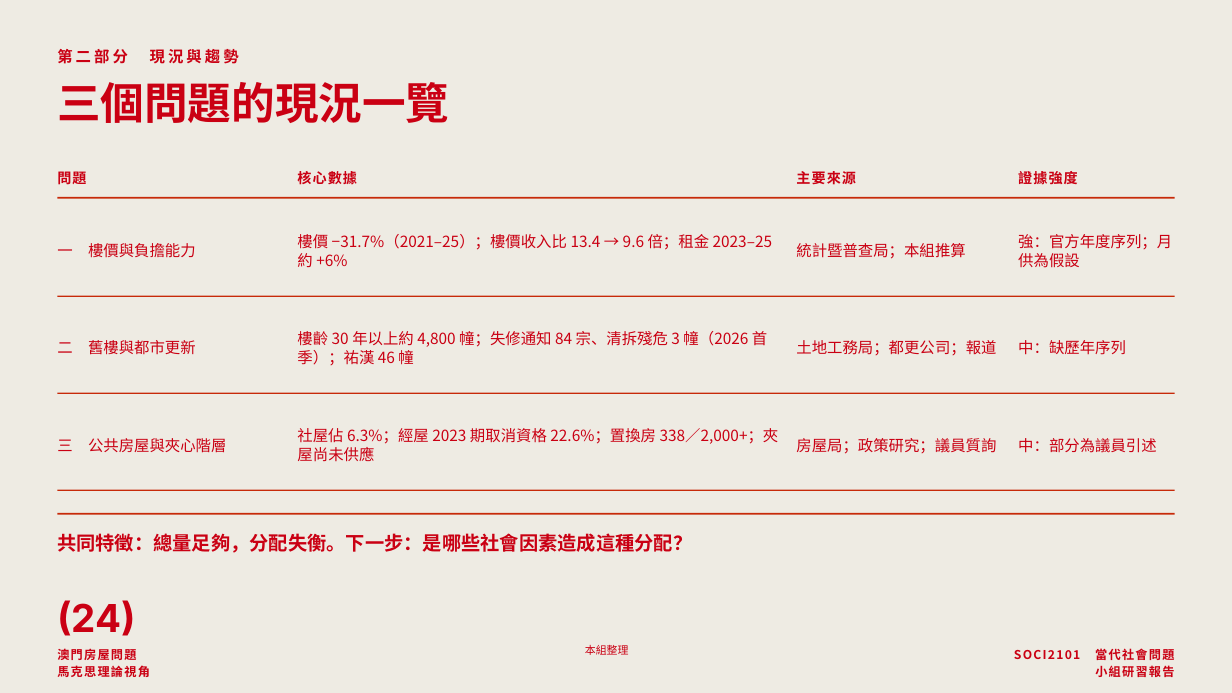
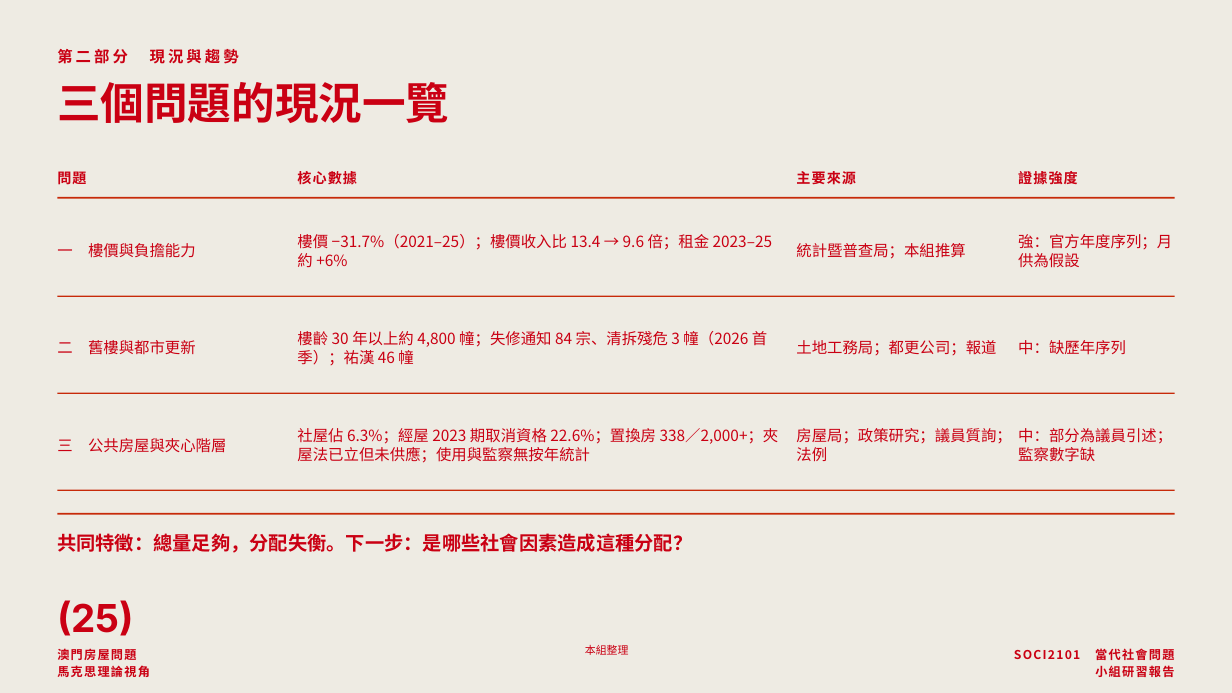
Before and after one commit to lammkiii/-, a slide deck: slide 25 of macau-housing-report/澳門房屋問題-小組研習報告.pptx (slide 24 before the commit). Drawn at 1232x693 pixels with LibreOffice and Linux fonts; fonts in the diff are those of the drawing. Boxes give left, top, right and bottom in pixels: in the first picture for what was removed or moved away, otherwise in the second. Text is boxed around its words. In the diff, an @@ line names an element or a change of style, - is before the commit and + after.

```diff
--- a/macau-housing-report/澳門房屋問題-小組研習報告.pptx
+++ b/macau-housing-report/澳門房屋問題-小組研習報告.pptx
@@ text at bbox=[297, 428, 779, 463]: text changed @@
-社屋佔 6.3%；經屋 2023 期取消資格 22.6%；置換房 338／2,000+；夾屋尚未供應
+社屋佔 6.3%；經屋 2023 期取消資格 22.6%；置換房 338／2,000+；夾屋法已立但未供應；使用與監察無按年統計
@@ text at bbox=[796, 428, 1011, 462]: text changed @@
-房屋局；政策研究；議員質詢
+房屋局；政策研究；議員質詢；法例
@@ text at bbox=[1018, 428, 1172, 462]: text changed @@
-中：部分為議員引述
+中：部分為議員引述；監察數字缺
@@ text at bbox=[57, 600, 134, 636]: text changed @@
-(24)
+(25)
```
Also in this commit, not shown: 17 other slides changed, 5 slides added, 2 slides removed, 3 other files.
